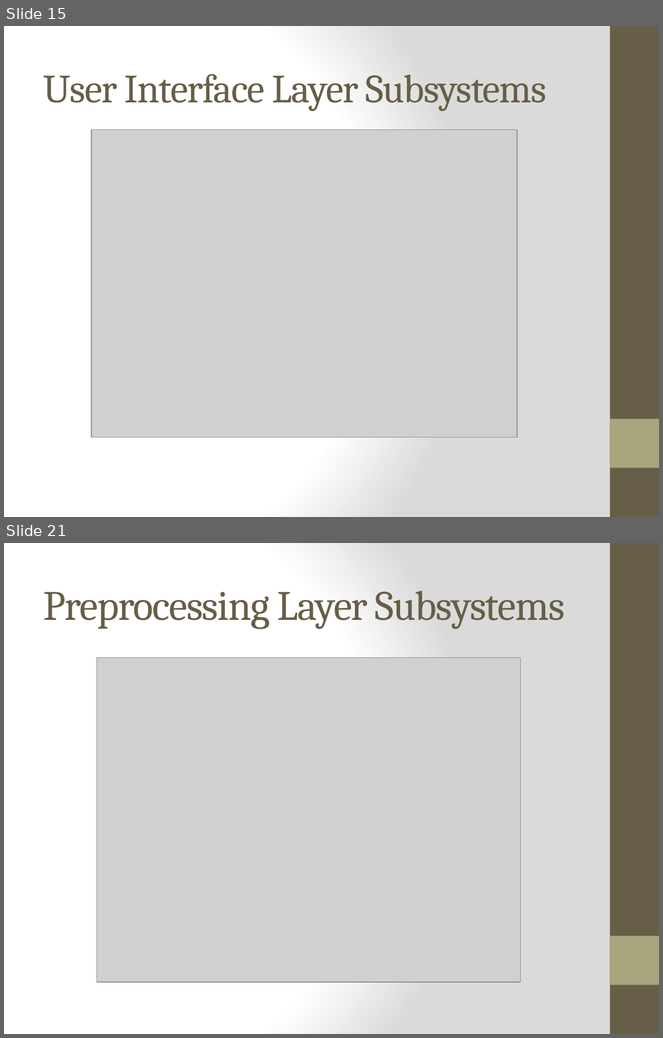
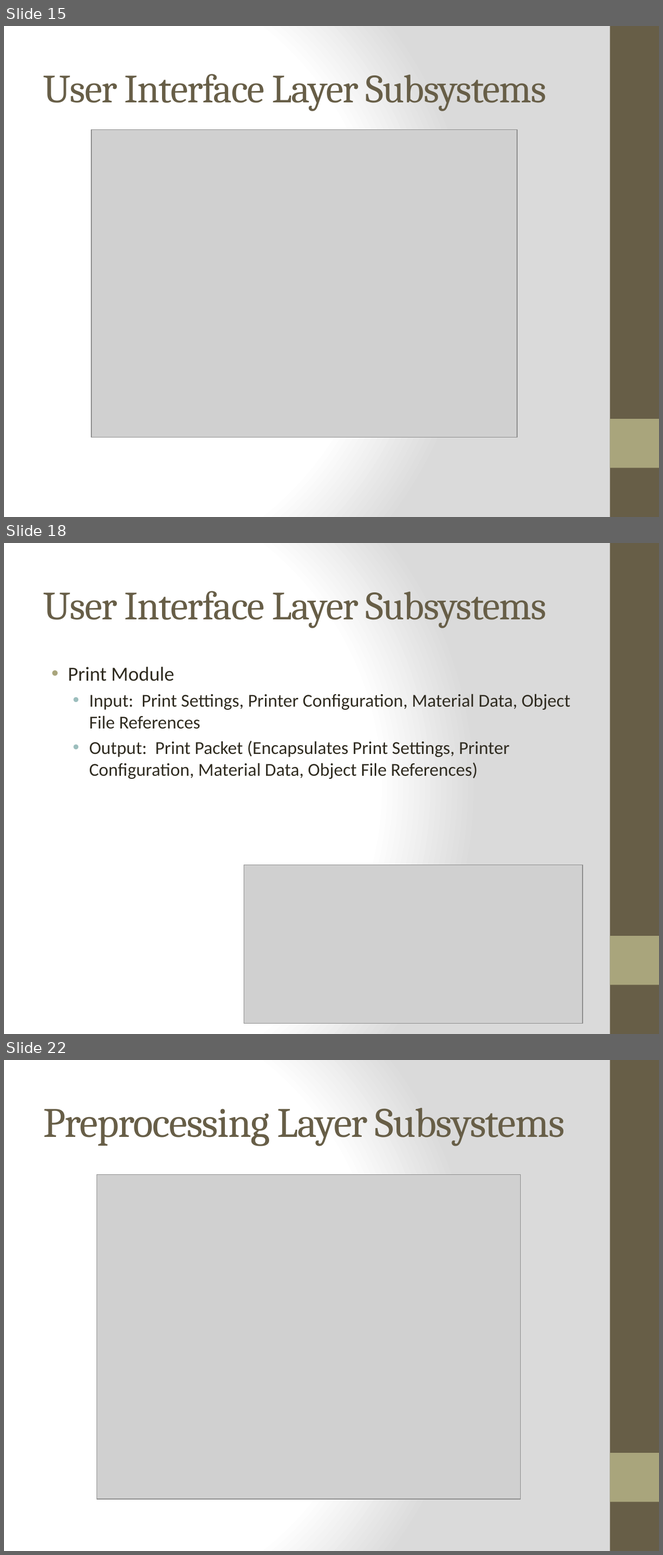
Before and after one commit to qpHalcy0n/SRDesign, a slide deck: ADS Gate Review/Team Ink3d ADS.pptx. Shown one above the other, each under a label of ours: slides 15 and 21 before the commit, slides 15, 18 and 22 after it; the slides between them are not shown. The pictures are 663x1038 and 663x1555 pixels, drawn with LibreOffice and Linux fonts; fonts in the diff are those of the drawing; grey boxes stand for pictures. Boxes give left, top, right and bottom in pixels: in the first picture for what was removed or moved away, otherwise in the second. Text is boxed around its words. In the diff, an @@ line names an element or a change of style, - is before the commit and + after.

```diff
--- a/ADS Gate Review/Team Ink3d ADS.pptx
+++ b/ADS Gate Review/Team Ink3d ADS.pptx
@@ slide 18 added at [4, 543, 659, 1034], background gradient #FFFFFF to #DADADA; not listed: 2 template elements that a slide beside it also shows @@
@@ title added at [44, 591, 547, 628], 44 pt, text #675E47 @@
+User Interface Layer Subsystems
@@ text added at [68, 667, 571, 779], 20 pt, text #2F2B20 @@
+• Print Module
+  • Input: Print Settings, Printer Configuration, Material Data, Object File References
+  • Output: Print Packet (Encapsulates Print Settings, Printer Configuration, Material Data, Object File References)
@@ picture added at [244, 865, 583, 1024] @@
@@ what was slide 21 is now slide 22 @@
```
Also in this commit, not shown: 10 slides changed.
